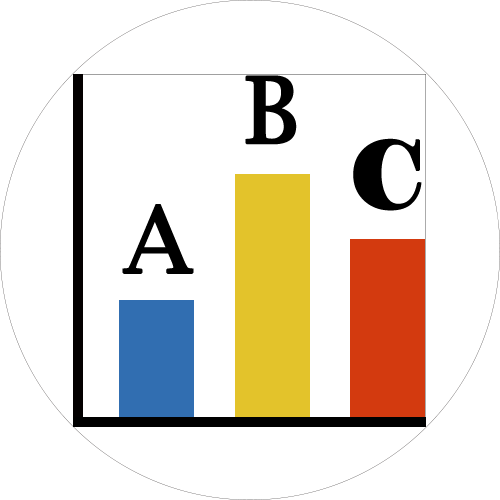
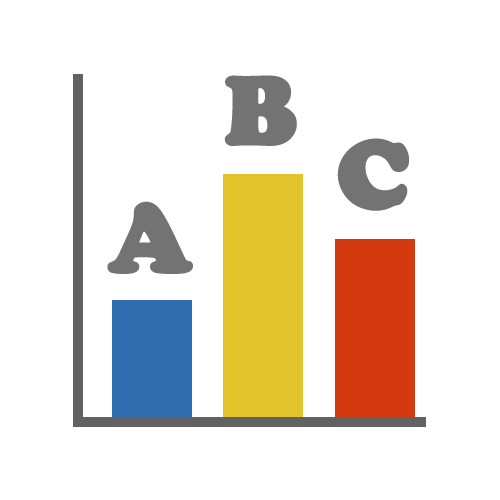
Before/after of a 500×500 layered artwork. What changed in the layer stack:
painted on "C" over [337, 138, 422, 211]
painted on "B" over [224, 75, 297, 146]
painted on "A" over [107, 201, 194, 274]
